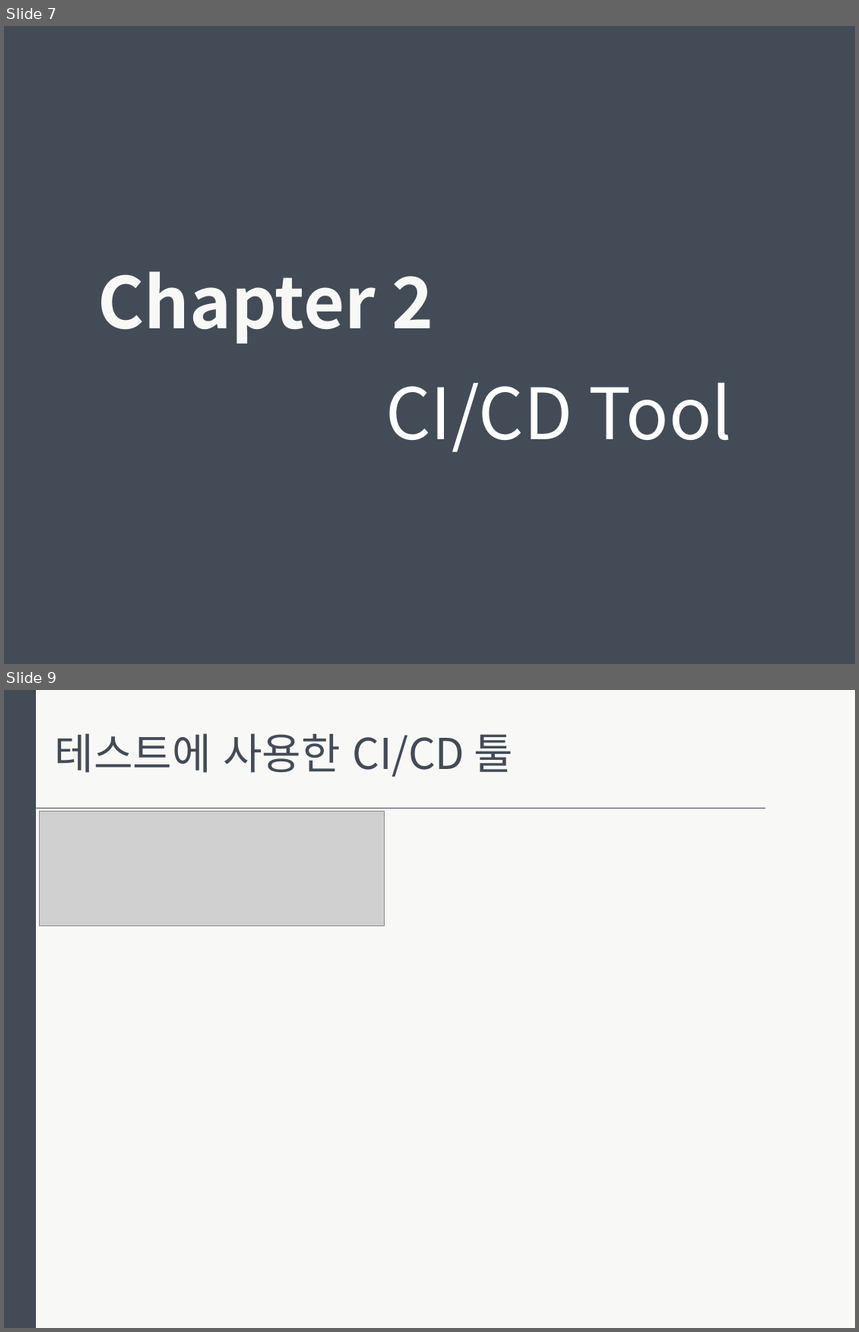
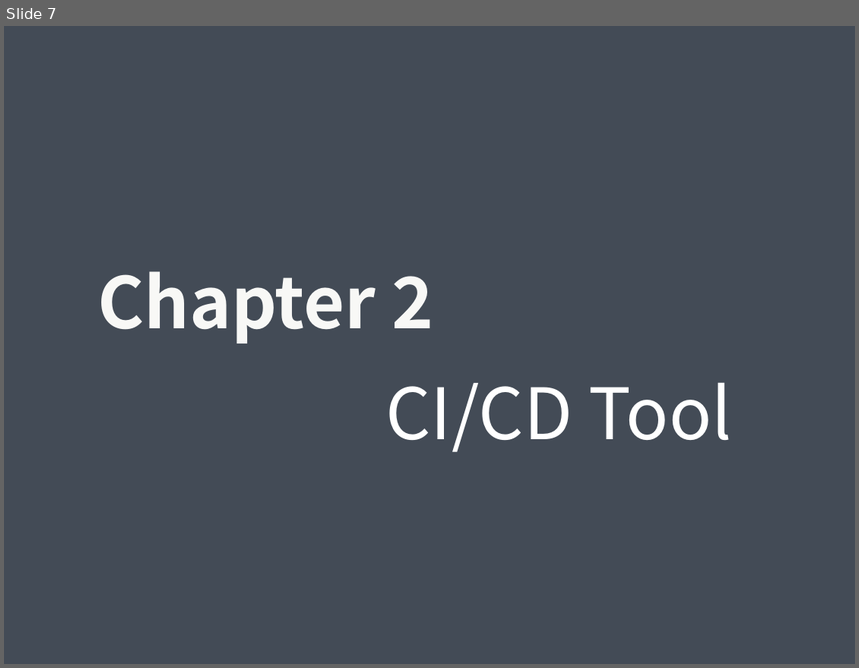
Before and after one commit to Taeyoung1005/CI-CD_tutorial, a slide deck: Github Actions.pptx. Shown one above the other, each under a label of ours: slides 7 and 9 before the commit, slide 7 after it; the slides between them are not shown. The pictures are 859x1332 and 859x668 pixels, drawn with LibreOffice and Linux fonts; fonts in the diff are those of the drawing; grey boxes stand for pictures. Boxes give left, top, right and bottom in pixels: in the first picture for what was removed or moved away, otherwise in the second. Text is boxed around its words. In the diff, an @@ line names an element or a change of style, - is before the commit and + after.

```diff
--- a/Github Actions.pptx
+++ b/Github Actions.pptx
@@ slide 9 removed at (x1=4, y1=690, x2=855, y2=1328), background #F8F8F6 @@
@@ rectangle removed at (x1=4, y1=690, x2=37, y2=1328) @@
@@ text removed at (x1=55, y1=733, x2=514, y2=777) @@
-테스트에 사용한 CI/CD 툴
@@ line removed from (37, 809) to (766, 809) @@
@@ picture removed at (x1=40, y1=812, x2=385, y2=926) @@
```
Also in this commit, not shown: 6 slides added, 2 other files.
